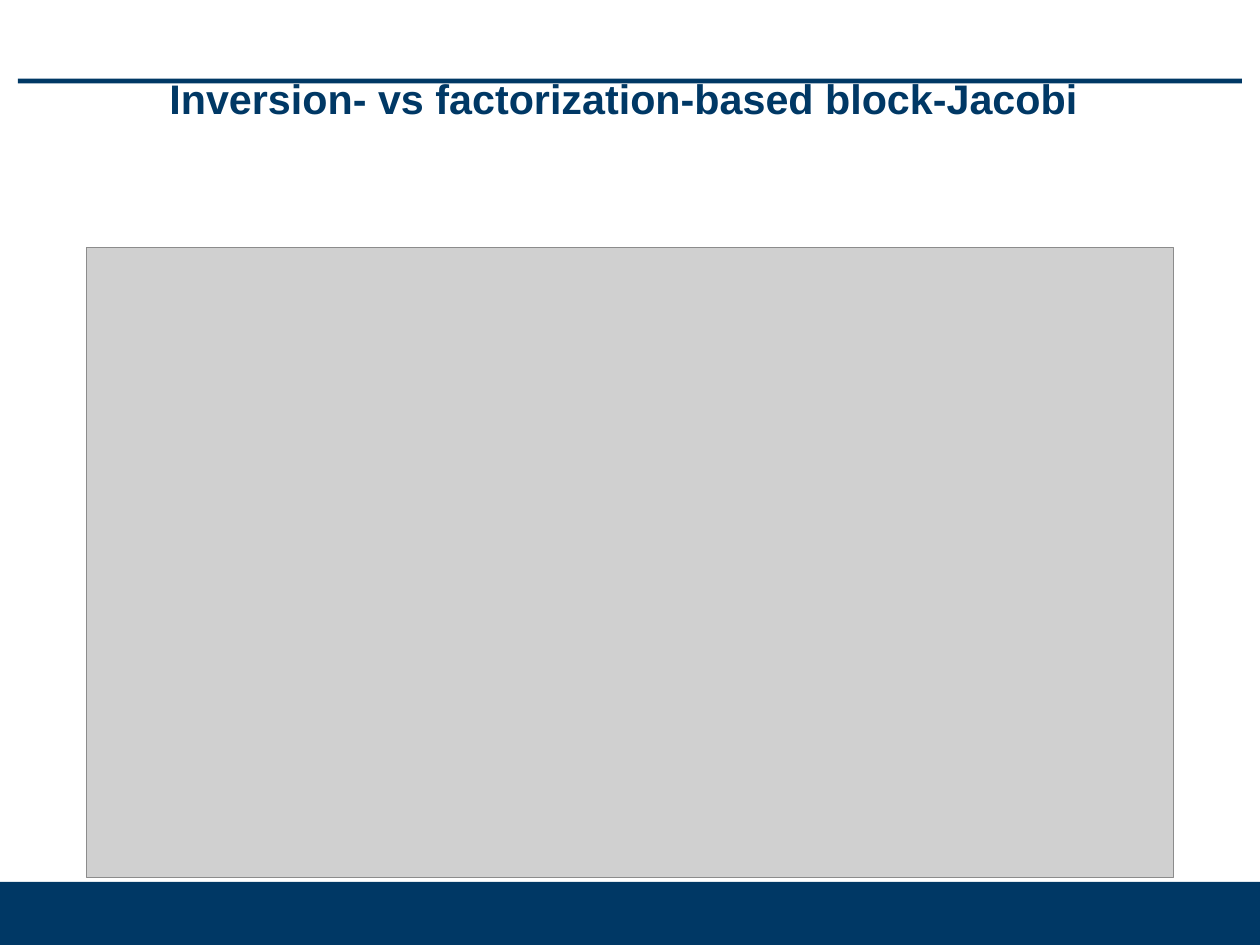
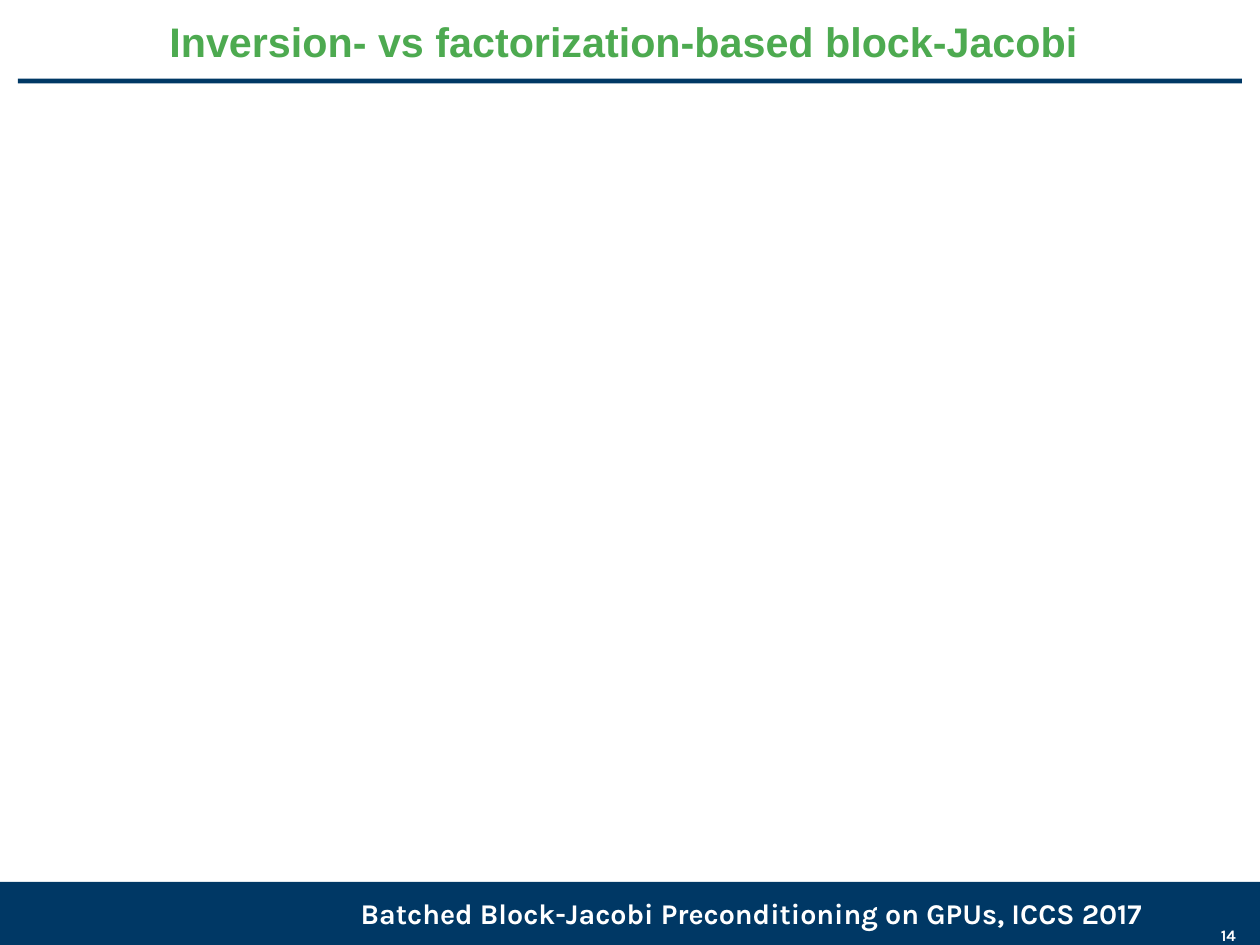
Before and after one commit to gflegar/talks, a slide deck: slide 14 of iccs_2017/slides.odp (slide 11 before the commit). Drawn at 1260x945 pixels with LibreOffice and Linux fonts; fonts in the diff are those of the drawing; grey boxes stand for pictures; background and template pictures are left out. Boxes give left, top, right and bottom in pixels: in the first picture for what was removed or moved away, otherwise in the second. Text is boxed around its words. In the diff, an @@ line names an element or a change of style, - is before the commit and + after.

```diff
--- a/iccs_2017/slides.odp
+++ b/iccs_2017/slides.odp
@@ title "Inversion- vs factorization-based block-Jacobi": place and size @@
-title "Inversion- vs factorization-based block-Jacobi" at (169, 81, 1077, 115)
+title "Inversion- vs factorization-based block-Jacobi" at (169, 27, 1077, 58)
@@ title "Inversion- vs factorization-based block-Jacobi" at (169, 27, 1077, 58): text colour #003865 to #4DAA50 @@
@@ picture removed at (86, 248, 1174, 878) @@
@@ text added at (361, 903, 1142, 931), 18 pt, text #FFFFFF, bold @@
+Batched Block-Jacobi Preconditioning on GPUs, ICCS 2017
@@ page number added at (1221, 930, 1236, 941), 10 pt, text #FFFFFF, bold @@
+14
```
Also in this commit, not shown: 10 other slides changed, 6 slides added, 3 slides removed.
